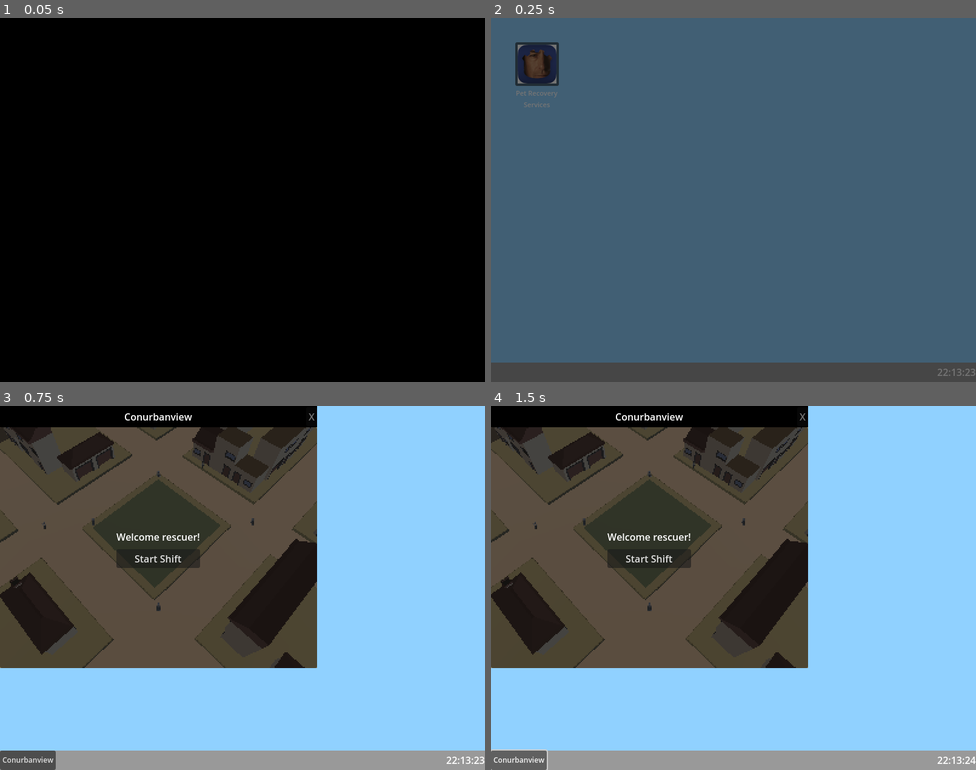
Above: before the commit, frames 1-4 (two rows, left to right).
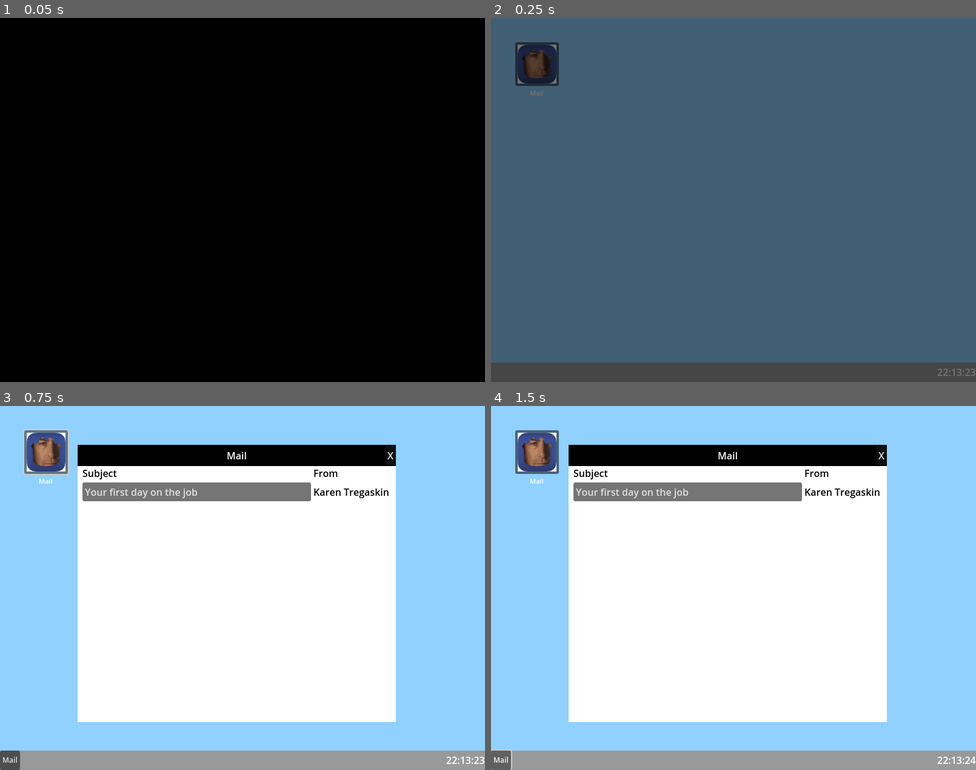
Above: after the commit, the same moments.

Repository: cc-dan/prs
Game: Godot game, scene res://scenes/desktop.tscn
Two runs of this game, one before a commit and one after it. Both use one fixed random seed, a clock stepped at 60 frames per second and the inputs below.
Inputs (mouse positions are in pixels of both pictures, inside the frame that each line leads up to):
- Up to frame 1 (0.05 s): no input
- Up to frame 2 (0.25 s): no input
- Up to frame 3 (0.75 s): click (48, 453) at 0.52 s
- Up to frame 4 (1.5 s): click "Conurbanview" (after the commit: "Mail") at 1.25 s

Frame 1 is identical in both runs. In frame 2, less than 0.1% of the frame differs, in the area x 5-14%, y 20-25%; in frame 3, 67%; in frame 4, 67%, in the area x 0-82%, y 0-100%.

Commit message:
Tutorial

Diff:
--- a/scenes/desktop.tscn
+++ b/scenes/desktop.tscn
@@ -23,7 +23,7 @@
 offset_bottom = 600.0
 grow_vertical = 0
 
-[node name="Icon" type="Control" parent="."]
+[node name="MailIcon" type="Control" parent="."]
 layout_mode = 3
 anchors_preset = 15
 anchor_right = 1.0
@@ -35,17 +35,44 @@
 grow_horizontal = 2
 grow_vertical = 2
 
-[node name="VBoxContainer" type="VBoxContainer" parent="Icon"]
+[node name="VBoxContainer" type="VBoxContainer" parent="MailIcon"]
 layout_mode = 0
 offset_right = 72.0
 offset_bottom = 151.0
 
-[node name="Button" type="Button" parent="Icon/VBoxContainer"]
+[node name="MailButton" type="Button" parent="MailIcon/VBoxContainer"]
+layout_mode = 2
+icon = ExtResource("4_dcrhm")
+
+[node name="Label" type="Label" parent="MailIcon/VBoxContainer"]
+custom_minimum_size = Vector2(32, 0)
+layout_mode = 2
+theme_override_font_sizes/font_size = 11
+text = "Mail"
+horizontal_alignment = 1
+autowrap_mode = 2
+
+[node name="PRSIcon" type="Control" parent="."]
+unique_name_in_owner = true
+visible = false
+layout_mode = 3
+anchors_preset = 0
+offset_left = 40.0
+offset_top = 170.0
+offset_right = 40.0
+offset_bottom = 170.0
+
+[node name="VBoxContainer" type="VBoxContainer" parent="PRSIcon"]
+layout_mode = 0
+offset_right = 72.0
+offset_bottom = 151.0
+
+[node name="PRSButton" type="Button" parent="PRSIcon/VBoxContainer"]
 unique_name_in_owner = true
 layout_mode = 2
 icon = ExtResource("4_dcrhm")
 
-[node name="Label" type="Label" parent="Icon/VBoxContainer"]
+[node name="Label" type="Label" parent="PRSIcon/VBoxContainer"]
 unique_name_in_owner = true
 custom_minimum_size = Vector2(32, 0)
 layout_mode = 2
@@ -77,5 +104,6 @@
 wait_time = 5.0
 one_shot = true
 
-[connection signal="pressed" from="Icon/VBoxContainer/Button" to="." method="_on_world_view_icon_pressed"]
+[connection signal="pressed" from="MailIcon/VBoxContainer/MailButton" to="." method="_on_mail_button_pressed"]
+[connection signal="pressed" from="PRSIcon/VBoxContainer/PRSButton" to="." method="_on_world_view_icon_pressed"]
 [connection signal="timeout" from="EndTimer" to="." method="_on_end_timer_timeout"]
--- /dev/null
+++ b/scenes/download_bar.tscn
@@ -0,0 +1,34 @@
+[gd_scene load_steps=2 format=3 uid="uid://ck0dfvsp3cbnc"]
+
+[ext_resource type="Script" uid="uid://dvtgovu0hvxcf" path="res://scripts/download_bar.gd" id="1_bj0mi"]
+
+[node name="DownloadBar" type="CenterContainer"]
+offset_right = 800.0
+offset_bottom = 600.0
+script = ExtResource("1_bj0mi")
+
+[node name="PanelContainer" type="PanelContainer" parent="."]
+layout_mode = 2
+
+[node name="MarginContainer" type="MarginContainer" parent="PanelContainer"]
+layout_mode = 2
+theme_override_constants/margin_left = 20
+theme_override_constants/margin_top = 2
+theme_override_constants/margin_right = 20
+theme_override_constants/margin_bottom = 2
+
+[node name="VBoxContainer" type="VBoxContainer" parent="PanelContainer/MarginContainer"]
+layout_mode = 2
+
+[node name="Label" type="Label" parent="PanelContainer/MarginContainer/VBoxContainer"]
+layout_mode = 2
+text = "Downloading..."
+
+[node name="Bar" type="ProgressBar" parent="PanelContainer/MarginContainer/VBoxContainer"]
+unique_name_in_owner = true
+layout_mode = 2
+
+[node name="Timer" type="Timer" parent="."]
+unique_name_in_owner = true
+one_shot = true
+autostart = true
--- /dev/null
+++ b/scenes/window/mail_item.tscn
@@ -0,0 +1,22 @@
+[gd_scene load_steps=2 format=3 uid="uid://bqlte45mfjbuw"]
+
+[ext_resource type="Script" uid="uid://b36g551gdc1d6" path="res://scripts/mail_item.gd" id="1_4heyu"]
+
+[node name="HBoxContainer2" type="HBoxContainer"]
+script = ExtResource("1_4heyu")
+
+[node name="Subject" type="Button" parent="."]
+unique_name_in_owner = true
+layout_mode = 2
+size_flags_horizontal = 3
+text = "Your first day on the job"
+alignment = 0
+
+[node name="From" type="Label" parent="."]
+unique_name_in_owner = true
+custom_minimum_size = Vector2(128, 0)
+layout_mode = 2
+theme_override_colors/font_color = Color(0, 0, 0, 1)
+text = "Karen Tregaskin"
+
+[connection signal="pressed" from="Subject" to="." method="_on_subject_pressed"]
--- /dev/null
+++ b/scenes/window/window_mail.tscn
@@ -0,0 +1,67 @@
+[gd_scene load_steps=4 format=3 uid="uid://i5ke8rixjno1"]
+
+[ext_resource type="PackedScene" uid="uid://bp2r16k545otu" path="res://scenes/window/window.tscn" id="1_af0a6"]
+[ext_resource type="Script" uid="uid://1vlp02y8wko2" path="res://scripts/window_mail.gd" id="2_yye0s"]
+
+[sub_resource type="StyleBoxFlat" id="StyleBoxFlat_yye0s"]
+
+[node name="Window" instance=ExtResource("1_af0a6")]
+offset_right = 525.0
+offset_bottom = 457.0
+script = ExtResource("2_yye0s")
+
+[node name="Title" parent="HBoxContainer/TitleBar/MarginContainer/CenterContainer" index="0"]
+text = "Mail"
+
+[node name="MarginContainer" type="MarginContainer" parent="HBoxContainer/Body" index="0"]
+layout_mode = 2
+theme_override_constants/margin_left = 8
+theme_override_constants/margin_right = 8
+
+[node name="List" type="VBoxContainer" parent="HBoxContainer/Body/MarginContainer" index="0"]
+unique_name_in_owner = true
+layout_mode = 2
+
+[node name="HBoxContainer" type="HBoxContainer" parent="HBoxContainer/Body/MarginContainer/List" index="0"]
+layout_mode = 2
+
+[node name="Label" type="Label" parent="HBoxContainer/Body/MarginContainer/List/HBoxContainer" index="0"]
+layout_mode = 2
+size_flags_horizontal = 3
+theme_override_colors/font_color = Color(0, 0, 0, 1)
+text = "Subject"
+
+[node name="Label2" type="Label" parent="HBoxContainer/Body/MarginContainer/List/HBoxContainer" index="1"]
+custom_minimum_size = Vector2(128, 0)
+layout_mode = 2
+theme_override_colors/font_color = Color(0, 0, 0, 1)
+text = "From"
+
+[node name="Content" type="PanelContainer" parent="HBoxContainer/Body" index="1"]
+unique_name_in_owner = true
+visible = false
+layout_mode = 2
+theme_override_styles/panel = SubResource("StyleBoxFlat_yye0s")
+
+[node name="VBoxContainer" type="VBoxContainer" parent="HBoxContainer/Body/Content" index="0"]
+layout_mode = 2
+
+[node name="BackButton" type="Button" parent="HBoxContainer/Body/Content/VBoxContainer" index="0"]
+layout_mode = 2
+text = "< Return"
+
+[node name="MarginContainer" type="MarginContainer" parent="HBoxContainer/Body/Content/VBoxContainer" index="1"]
+layout_mode = 2
+theme_override_constants/margin_left = 8
+theme_override_constants/margin_right = 8
+
+[node name="BodyText" type="RichTextLabel" parent="HBoxContainer/Body/Content/VBoxContainer/MarginContainer" index="0"]
+unique_name_in_owner = true
+layout_mode = 2
+size_flags_vertical = 3
+bbcode_enabled = true
+text = "Body text Body text Body text Body text Body text Body text Body text Body text Body text Body text Body text Body text Body text Body text Body text Body text Body text Body text Body text "
+fit_content = true
+
+[connection signal="pressed" from="HBoxContainer/Body/Content/VBoxContainer/BackButton" to="." method="_on_back_button_pressed"]
+[connection signal="meta_clicked" from="HBoxContainer/Body/Content/VBoxContainer/MarginContainer/BodyText" to="." method="_on_body_text_meta_clicked"]
--- a/scripts/desktop.gd
+++ b/scripts/desktop.gd
@@ -4,11 +4,24 @@
 
 const missing_dog_window = preload("res://scenes/window/window_missing_dog.tscn")
 const world_view_window = preload("res://scenes/window/window_world_view.tscn")
+const mail_window = preload("res://scenes/window/window_mail.tscn")
+
+const download_bar = preload("res://scenes/download_bar.tscn")
 
 var recovery_window: window = null
 var game_window: window = null
 var pet_names: Array = []
 var tries: int
+
+signal notify_mail(content)
+
+var messages := [
+	{
+		from = "Karen Tregaskin",
+		subject = "Your first day on the job",
+		body = "Welcome to the Pet Recovery Services internship program! We're excited to begin working with you. Your duty will be of very important value to the community, for which I advise to bear with me for a moment while I explain the way this works.\nAs you might know, you'll be attending to a few reports of missing pets in the area. You'll receive a list of pet descriptions, and using our specialized search & rescue software you'll have to report on their location. As you've just begun, please click the link below to download the program to your desktop. I'll tell you how to use it once you download it.\n\n[color=blue][url=download]Download[/url][/color]\n\nGood luck!\n\nKind regards,\nKaren Tregaskin - PRS S&R operations manager"
+	}
+]
 
 func _ready() -> void:
 	TransitionScreen.transition(true)
@@ -42,6 +55,10 @@
 	add_child(popup)
 
 func create_window(window_resource: Resource, title: String) -> window:
+	for n in get_children():
+		if n is window and n.get_title() == title:
+			n.focus()
+			return null
 	var w: window = window_resource.instantiate()
 	w.set_title(title)
 	w.focus()
@@ -108,3 +125,29 @@
 
 func _on_end_timer_timeout() -> void:
 	get_tree().quit()
+
+
+func _on_mail_button_pressed() -> void:
+	var w: window = create_window(mail_window, "Mail")
+	if w:
+		add_child(w)
+		w.download_started.connect(_on_download_start)
+		notify_mail.connect(w.add_item)
+		for message in messages:
+			w.add_item(message)
+		w.global_position = Vector2(128, 64)
+
+func _on_download_start() -> void:
+	if %PRSIcon.visible: return
+	print("Downloading...")
+	var bar = download_bar.instantiate()
+	bar.init(5)
+	add_child(bar)
+	await get_tree().create_timer(5).timeout
+	%PRSIcon.visible = true
+	await get_tree().create_timer(2).timeout
+	send_mail("Karen Tregaskin", "Program instructions", "Good job! The program presents you with a top down view of the town. [b]Click and drag with the mouse[/b] to move the camera. Use the [b]scroll wheel[/b] to zoom in so you get all the little details on the pets roaming around! Once you think you've found a missing pet, [b]click on it[/b] to tell us which one you found.\n\nOnce again, good luck. You'll have a limited time before your shift ends, try to find all reported missing pets if possible!\n\nKaren Tregaskin - S&R operations manager")
+
+func send_mail(_from: String, _subject: String, _body: String):
+	messages.append({ from = _from, subject = _subject, body =  _body })
+	notify_mail.emit(messages.back())
--- /dev/null
+++ b/scripts/download_bar.gd
@@ -0,0 +1,9 @@
+extends CenterContainer
+
+func init(duration: float):
+	%Timer.wait_time = duration
+
+func _process(delta: float) -> void:
+	if %Timer.time_left < 1:
+		queue_free()
+	%Bar.value = %Bar.max_value / %Timer.time_left
--- /dev/null
+++ b/scripts/mail_item.gd
@@ -0,0 +1,14 @@
+class_name mail_item extends HBoxContainer
+
+var body: String
+
+signal pressed(text: String)
+
+func init(subject: String, _body: String, from: String) -> void:
+	%Subject.text = subject
+	%From.text = from
+	body = _body
+
+
+func _on_subject_pressed() -> void:
+	pressed.emit(body)
--- /dev/null
+++ b/scripts/window_mail.gd
@@ -0,0 +1,30 @@
+extends window
+
+const mail_item_scene = preload("res://scenes/window/mail_item.tscn")
+
+var downloaded := false
+
+signal download_started
+
+func _on_back_button_pressed() -> void:
+	%Content.visible = false
+
+#func _on_message_1_pressed() -> void:
+	#%BodyText.text = "Welcome to the Pet Recovery Services internship program! We're excited to begin working with you. Your duty will be of very important value to the community, for which I advise to bear with me for a moment while I explain the way this works.\nAs you might know, you'll be attending to a few reports of missing pets in the area. You'll receive a list of pet descriptions, and using our specialized search & rescue software you'll have to report on their location. As you've just begun, please click the link below to download the program to your desktop.\n\n[url=download]Download[/url]\n\nGood luck!\n\nKind regards,\nKaren Tregaskin - PRS S&R operations manager"
+	#%Content.visible = true
+
+func _on_body_text_meta_clicked(meta: Variant) -> void:
+	if downloaded: return
+	downloaded = true
+	download_started.emit()
+	%Content.visible = false
+
+func add_item(content):
+	var item: mail_item = mail_item_scene.instantiate()
+	item.init(content["subject"], content["body"], content["from"])
+	item.pressed.connect(_on_item_pressed)
+	%List.add_child(item)
+
+func _on_item_pressed(body_text: String) -> void:
+	%BodyText.text = body_text
+	%Content.visible = true
